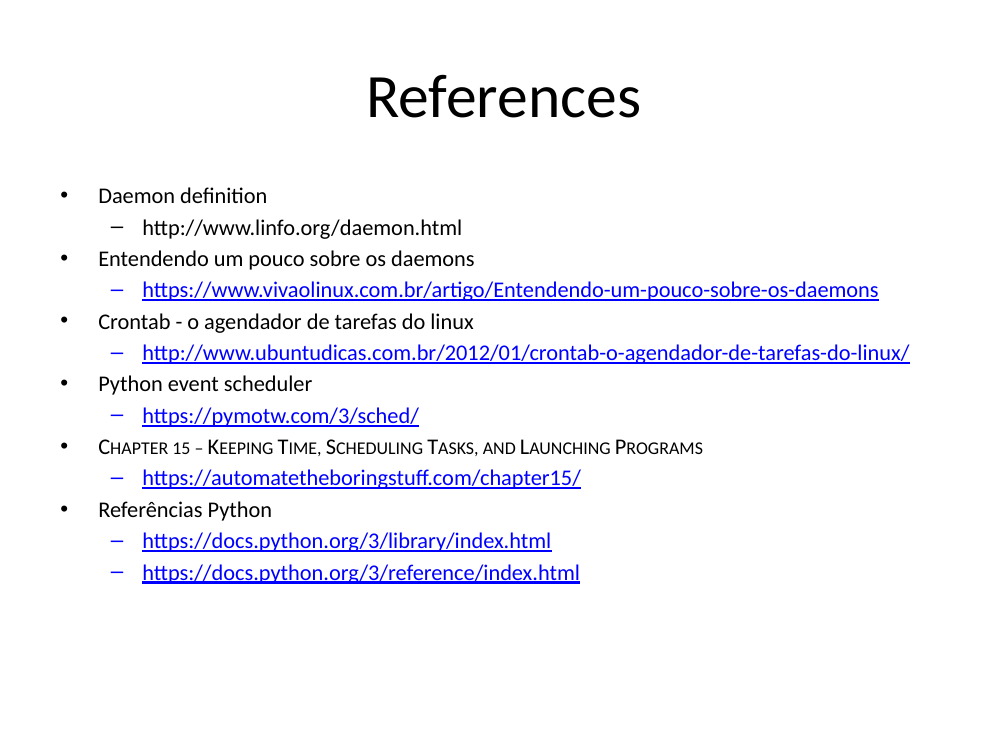
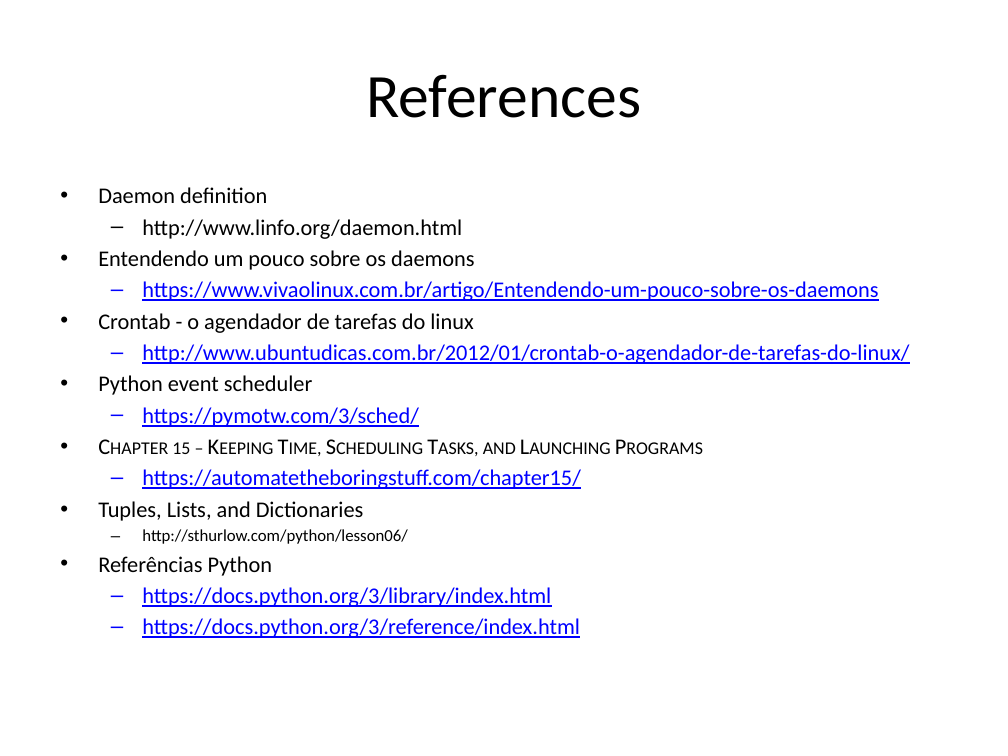
Before and after one commit to niviaquental/niviaquental.github.io, a slide deck: slide 21 of AutomacaoComScripts/Aula06-DaemonsAgendamento/06-DaemonsAgendamento.pptx. Drawn at 1008x756 pixels with LibreOffice and Linux fonts; fonts in the diff are those of the drawing; background and template pictures are left out. Boxes give left, top, right and bottom in pixels: in the first picture for what was removed or moved away, otherwise in the second. Text is boxed around its words. In the diff, an @@ line names an element or a change of style, - is before the commit and + after.

```diff
--- a/AutomacaoComScripts/Aula06-DaemonsAgendamento/06-DaemonsAgendamento.pptx
+++ b/AutomacaoComScripts/Aula06-DaemonsAgendamento/06-DaemonsAgendamento.pptx
@@ text at bbox=[98, 501, 408, 544]: paragraphs added @@
+• Tuples, Lists, and Dictionaries
+  – http://sthurlow.com/python/lesson06/
```
Also in this commit, not shown: 3 other slides changed, 1 other file.
